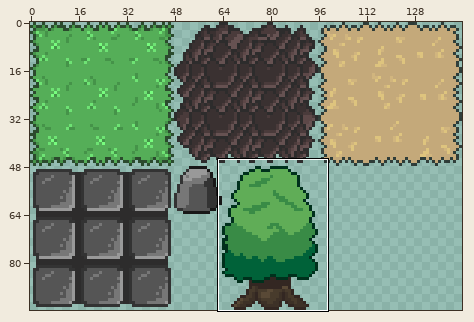
One commit to this sprite sheet: res/spritesheet1.png. Above, an overview of the earlier version with the close-up marked.
Close-up. Old version:
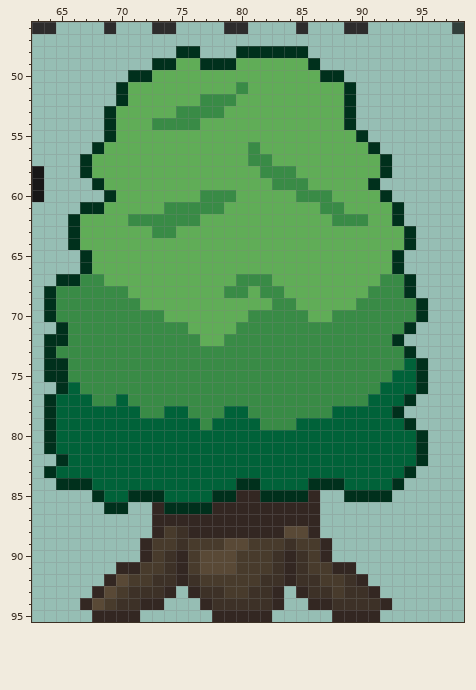
The file is 144x96 pixels. Colours within 5 levels of each other are drawn and written as one. Shown: x 63..98, y 46..95.
The same view after the edit:
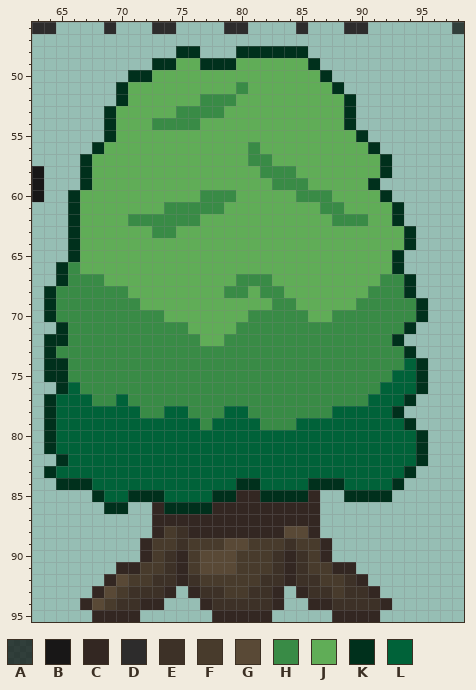
Palette (. is transparent): A #000000ab  B #181717  C #332722  D #2d2c2c  E #3d3127  F #483b2c  G #594936  H #398b46  J #60ad57  K #00301c  L #006239
Edits made:
{"y":50,"x":88,"old":"K","new":"."}
{"y":51,"x":88,"old":"JK","new":"K."}
{"y":59,"x":67,"old":".K","new":"KJ"}
{"y":60,"x":66,"old":"...K","new":"KJJJ"}
{"y":61,"x":66,"old":".KK","new":"KJJ"}
{"y":65,"x":66,"old":".K","new":"KJ"}
{"y":66,"x":65,"old":"..K","new":"KHJ"}
{"y":67,"x":66,"old":"K","new":"H"}
{"label":"changed","picture_box":[332,70,356,94]}
{"label":"changed","picture_box":[56,178,116,286]}
